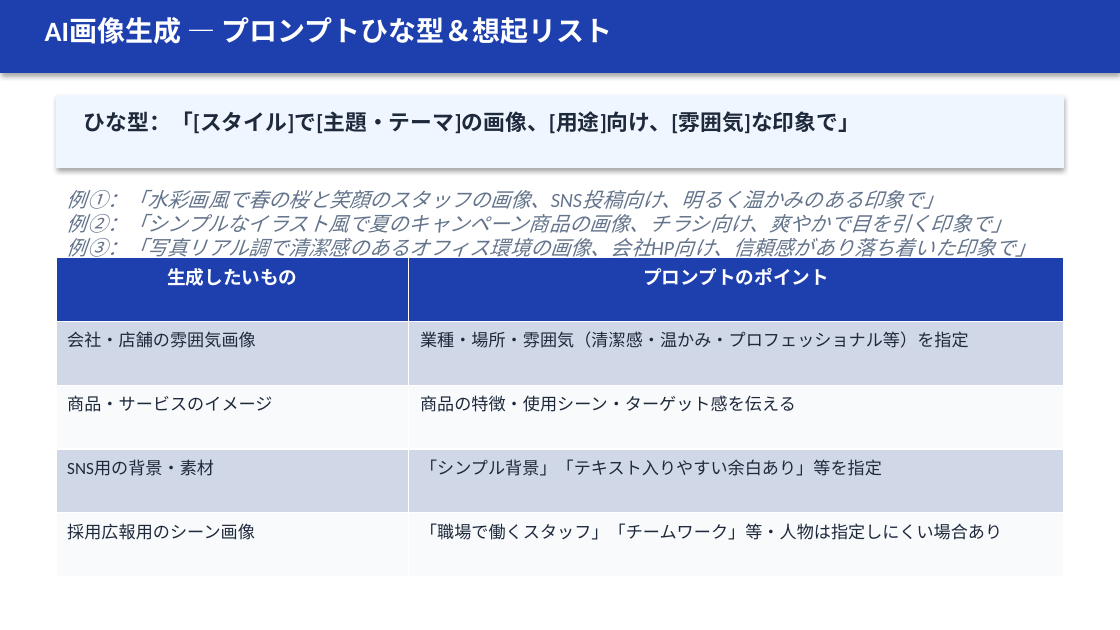
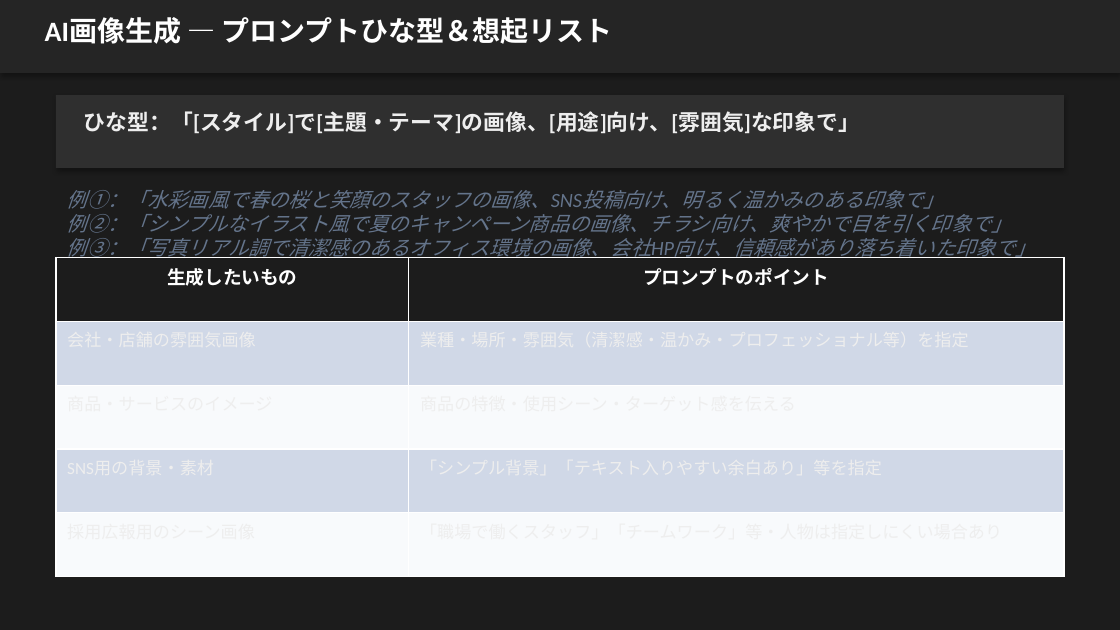
Before and after one commit to zatune-gif/kurashi-no-dodai-log, a slide deck: slide 11 of 00-01_han-ai/training-materials/course03_jissen_gazo.pptx. Drawn at 1120x630 pixels with LibreOffice and Linux fonts; fonts in the diff are those of the drawing. Boxes give left, top, right and bottom in pixels: in the first picture for what was removed or moved away, otherwise in the second. Text is boxed around its words. In the diff, an @@ line names an element or a change of style, - is before the commit and + after.

```diff
--- a/00-01_han-ai/training-materials/course03_jissen_gazo.pptx
+++ b/00-01_han-ai/training-materials/course03_jissen_gazo.pptx
@@ background #FFFFFF to #1C1C1C @@
@@ rectangle at bbox=[0, 0, 1120, 73]: fill #1E40AF to #252525 @@
@@ rectangle at bbox=[56, 95, 1064, 168]: fill #EFF6FF to #2F2F2F @@
@@ text "ひな型：「[スタイル]で[主題・テーマ]の画像、[用途]向け、[雰囲気]な印象で」" at bbox=[84, 111, 860, 134]: text colour #1E293B to #EEEEEE @@
@@ table at bbox=[56, 258, 1064, 577] @@
@@ fill #1E40AF to #1C1C1C in row 1 @@
@@ text colour #1E293B to #EEEEEE @@
```
Also in this commit, not shown: 15 other slides changed, 4 other files.
